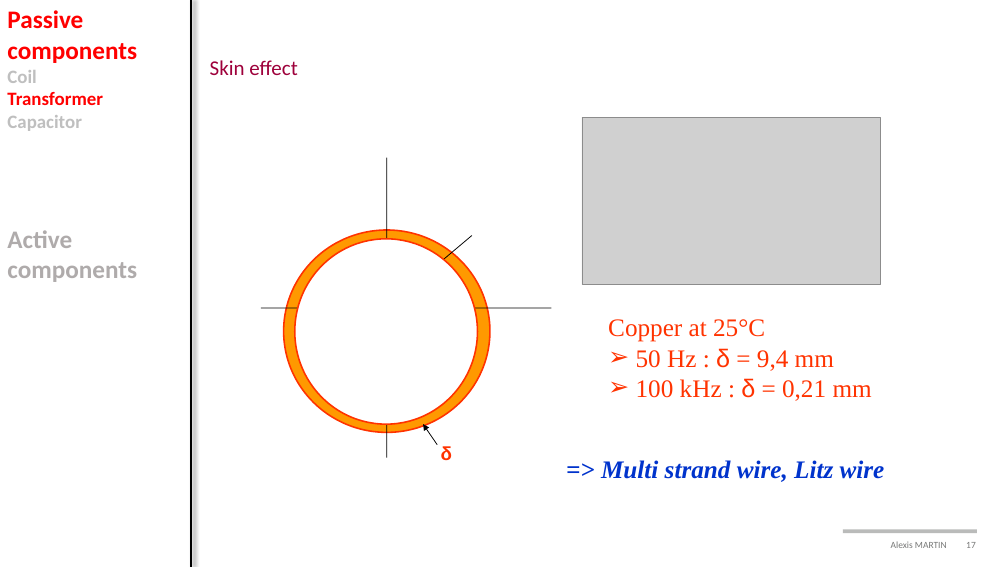
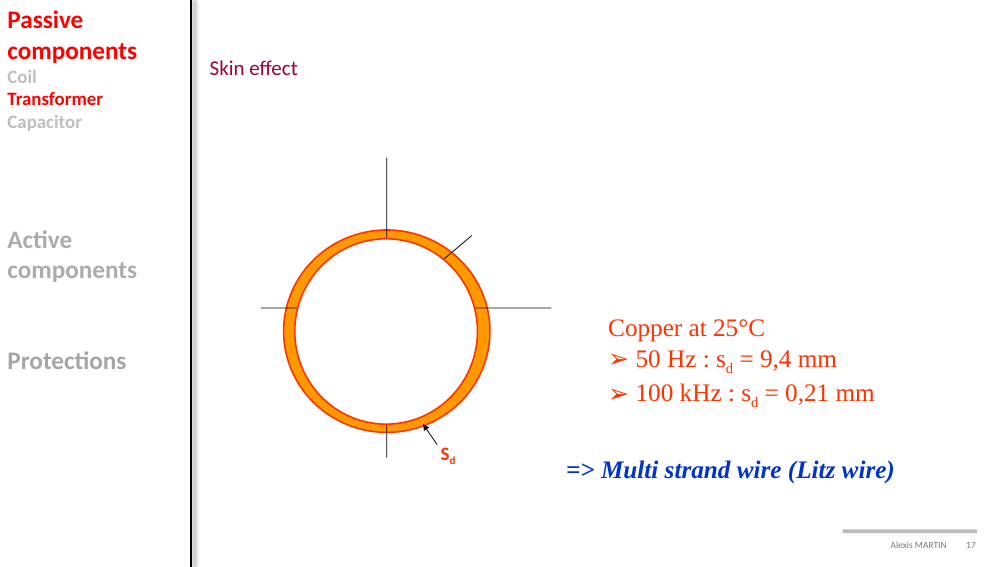
Before and after one commit to alexismartin46/Cours_Electronique_de_Puissance_FISE2, a slide deck: slide 17 of Cours/Cours3_components.pptx. Drawn at 1008x567 pixels with LibreOffice and Linux fonts; fonts in the diff are those of the drawing; grey boxes stand for pictures; background and template pictures are left out. Boxes give left, top, right and bottom in pixels: in the first picture for what was removed or moved away, otherwise in the second. Text is boxed around its words. In the diff, an @@ line names an element or a change of style, - is before the commit and + after.

```diff
--- a/Cours/Cours3_components.pptx
+++ b/Cours/Cours3_components.pptx
@@ picture removed at <box>582,117,880,284</box> @@
@@ text at <box>7,351,126,369</box>: paragraph added @@
+Protections
@@ text at <box>636,350,875,405</box>: text changed @@
-➢ 50 Hz : δ = 9,4 mm
-➢ 100 kHz : δ = 0,21 mm
+➢ 50 Hz : sd = 9,4 mm
+➢ 100 kHz : sd = 0,21 mm
@@ text at <box>441,446,452,460</box>: text changed; font Arial to Calibri @@
-δ
+Sd
@@ text at <box>601,460,895,483</box>: text changed @@
-=> Multi strand wire, Litz wire
+=> Multi strand wire (Litz wire)
```
Also in this commit, not shown: 43 other slides changed, 25 other files.
